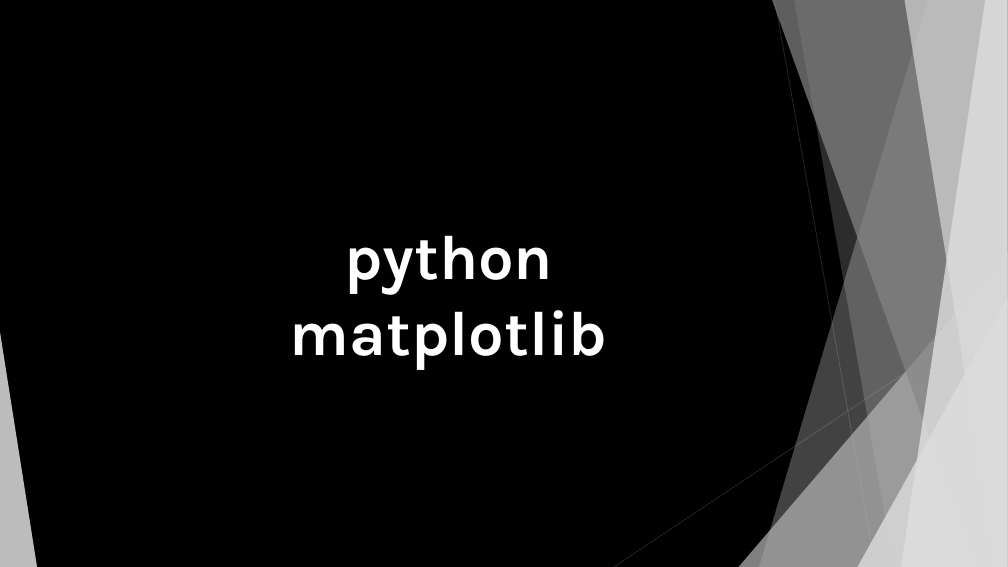
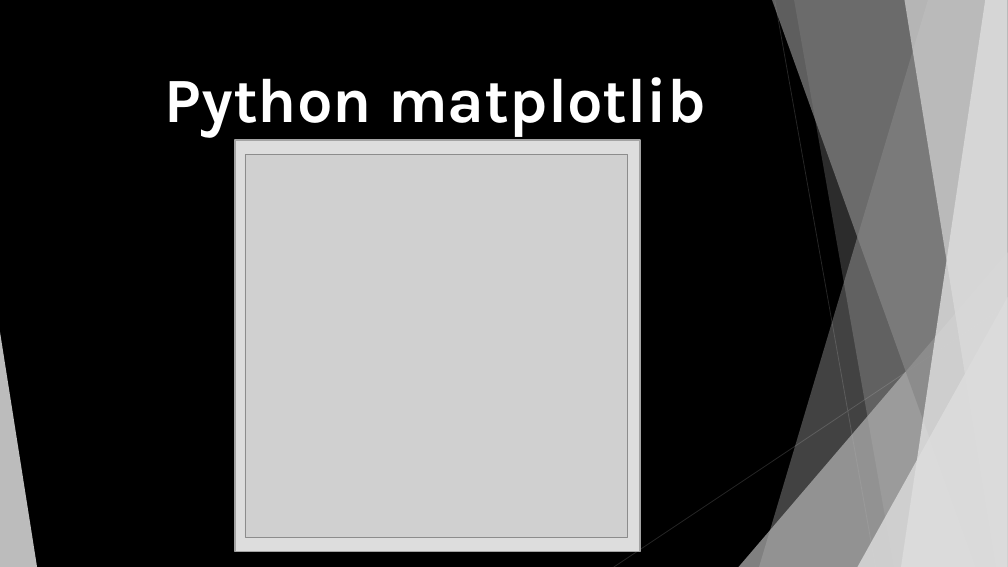
Before and after one commit to Karl0007/math-every-where, a slide deck: slide 16 of 无处不在的数学——随机杂谈.pptx (slide 15 before the commit). Drawn at 1008x567 pixels with LibreOffice and Linux fonts; fonts in the diff are those of the drawing; grey boxes stand for pictures. Boxes give left, top, right and bottom in pixels: in the first picture for what was removed or moved away, otherwise in the second. Text is boxed around its words. In the diff, an @@ line names an element or a change of style, - is before the commit and + after.

```diff
--- a/无处不在的数学——随机杂谈.pptx
+++ b/无处不在的数学——随机杂谈.pptx
@@ text at [165,77,706,138]: text changed @@
-python
-matplotlib
+Python matplotlib
@@ rectangle added at [235,140,640,551], fill #DDDDDD, outline #A3A3A3 1.5 pt @@
@@ picture added at [245,154,628,538] @@
```
Also in this commit, not shown: 1 slide added, 1 other file.
